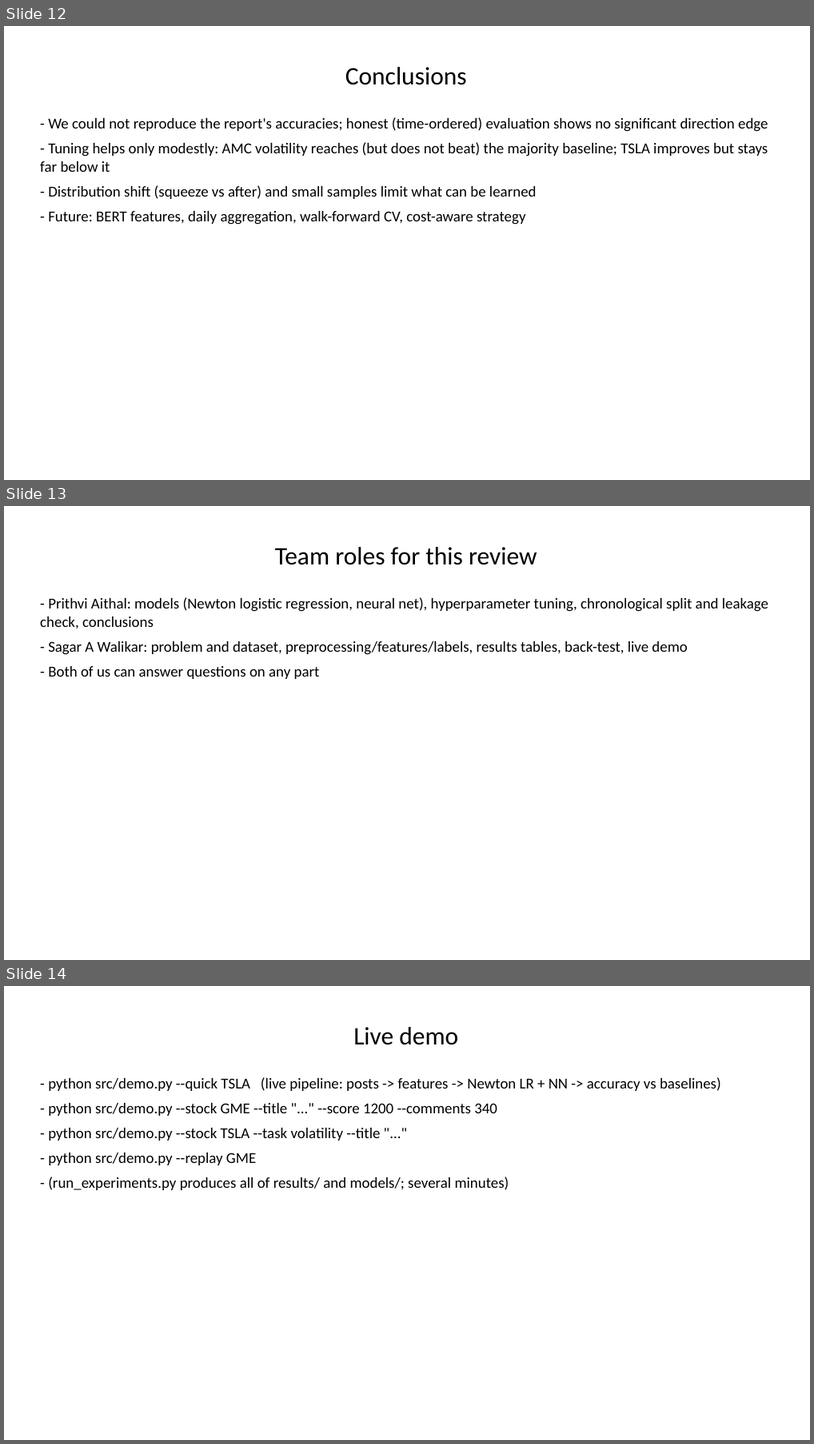
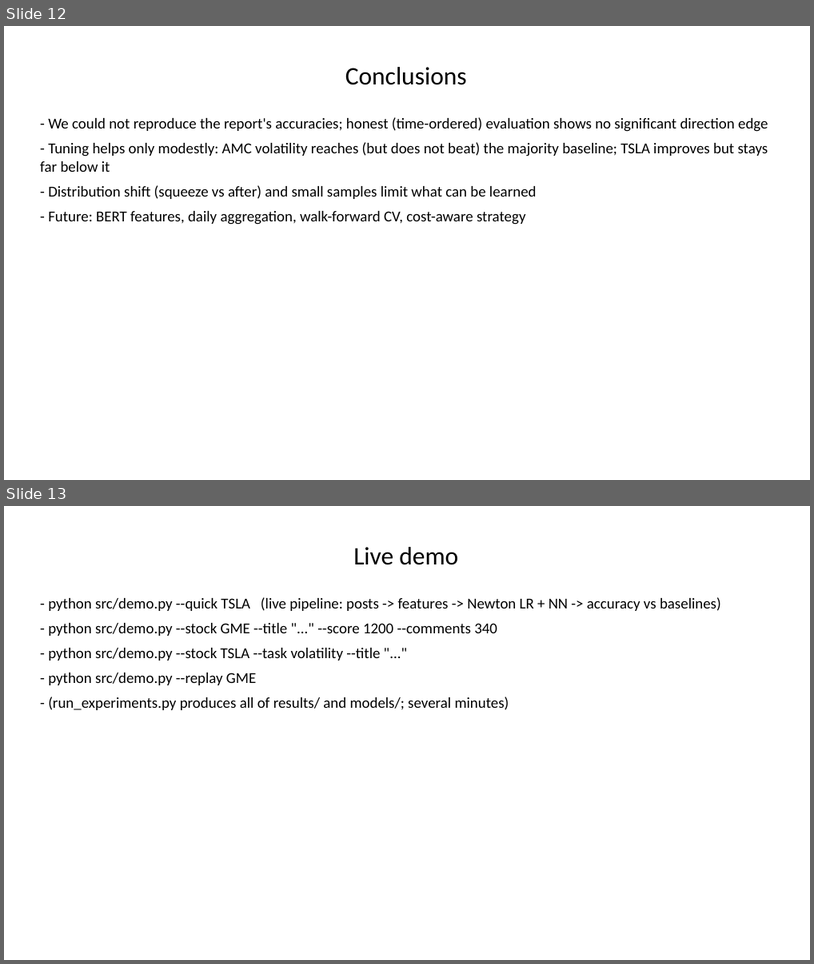
Before and after one commit to Prithvi-Aithal/wsb-market-prediction, a slide deck: docs/presentation.pptx. Shown one above the other, each under a label of ours: slides 12, 13 and 14 before the commit, slides 12 and 13 after it. The pictures are 814x1444 and 814x964 pixels, drawn with LibreOffice and Linux fonts; fonts in the diff are those of the drawing. Boxes give left, top, right and bottom in pixels: in the first picture for what was removed or moved away, otherwise in the second. Text is boxed around its words. In the diff, an @@ line names an element or a change of style, - is before the commit and + after.

Commit message:
Remove team roles section and slide

```diff
--- a/docs/presentation.pptx
+++ b/docs/presentation.pptx
@@ slide 13 removed at box(4, 506, 810, 960), background #FFFFFF @@
@@ title removed at box(275, 547, 537, 565) @@
-Team roles for this review
@@ text removed at box(40, 597, 769, 679) @@
-- Prithvi Aithal: models (Newton logistic regression, neural net), hyperparameter tuning, chronological split and leakage check, conclusions
-- Sagar A Walikar: problem and dataset, preprocessing/features/labels, results tables, back-test, live demo
-- Both of us can answer questions on any part
@@ what was slide 14 is now slide 13 @@
```
Also in this commit, not shown: 3 other files.
